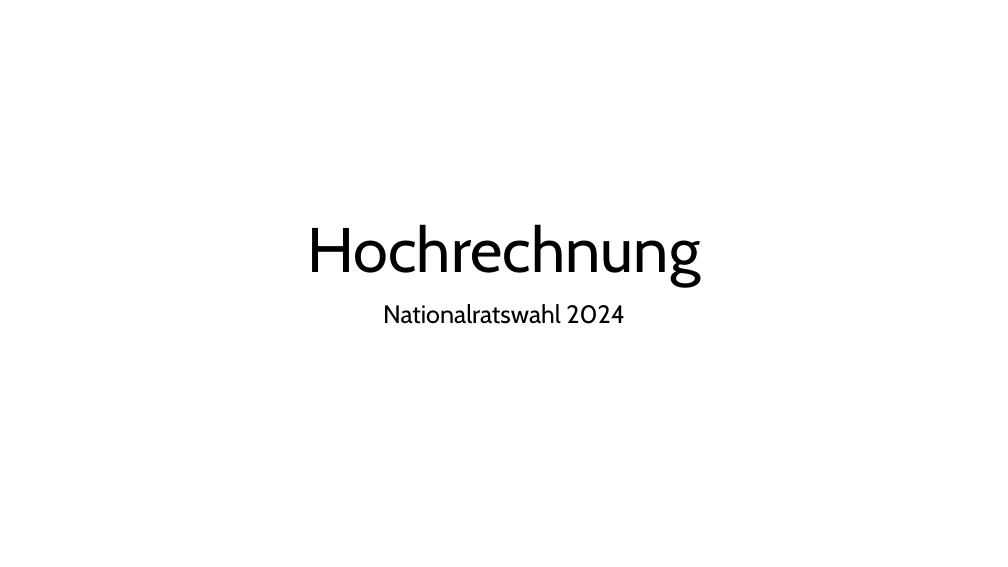
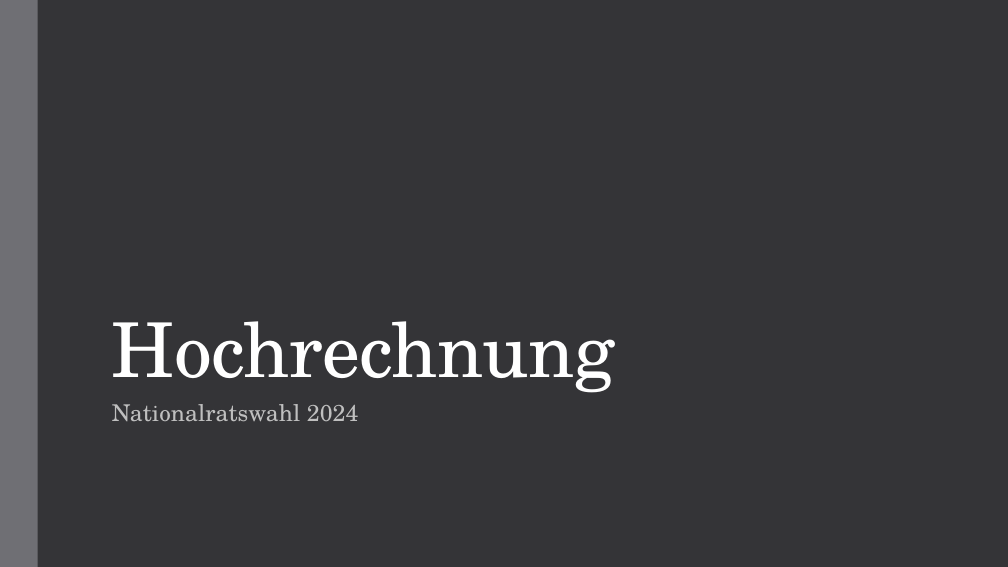
Before and after one commit to ClaraHimmelbauer/hirschwang-hochrechnung, a slide deck: slide 1 of report/presentation.pptx. Drawn at 1008x567 pixels with LibreOffice and Linux fonts; fonts in the diff are those of the drawing. Boxes give left, top, right and bottom in pixels: in the first picture for what was removed or moved away, otherwise in the second. Text is boxed around its words. In the diff, an @@ line names an element or a change of style, - is before the commit and + after.

```diff
--- a/report/presentation.pptx
+++ b/report/presentation.pptx
@@ background #FFFFFF to #353537 @@
@@ rectangle added at (0,0,38,567), fill #6F6F74 @@
@@ title "Hochrechnung": place and size @@
-title "Hochrechnung" at (308,224,701,287)
+title "Hochrechnung" at (112,321,615,393)
@@ title "Hochrechnung" at (112,321,615,393): size 60 to 72 pt, font Cabin to TeX Gyre Schola, text colour #000000 to #FFFFFF, letter spacing 0 to -0.5 pt; alignment centre to left; line spacing 0.9 to 0.85 @@
@@ subtitle "Nationalratswahl 2024": place and size @@
-subtitle "Nationalratswahl 2024" at (383,304,624,324)
+subtitle "Nationalratswahl 2024" at (112,404,359,422)
@@ subtitle "Nationalratswahl 2024" at (112,404,359,422): size 24 to 22 pt, font Cabin to TeX Gyre Schola, text colour #000000 to #BFBFBF, letter spacing 0 to 0.1 pt; alignment centre to left; line spacing 0.9 to 0.95; more space between paragraphs @@
```
Also in this commit, not shown: 8 other slides changed, 2 slides added, 1 other file.
